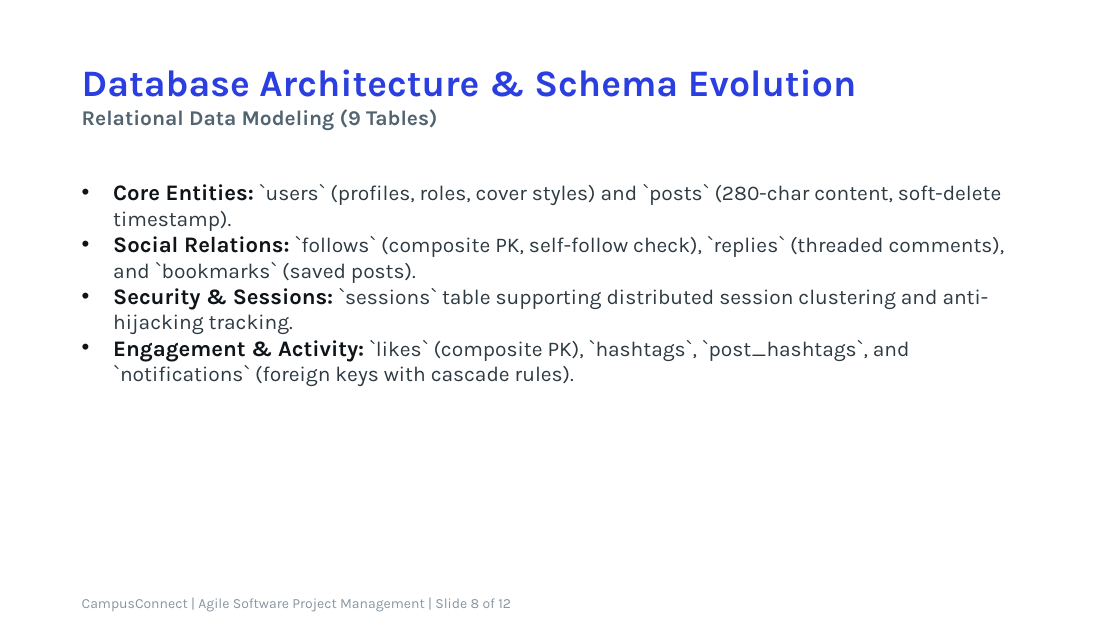
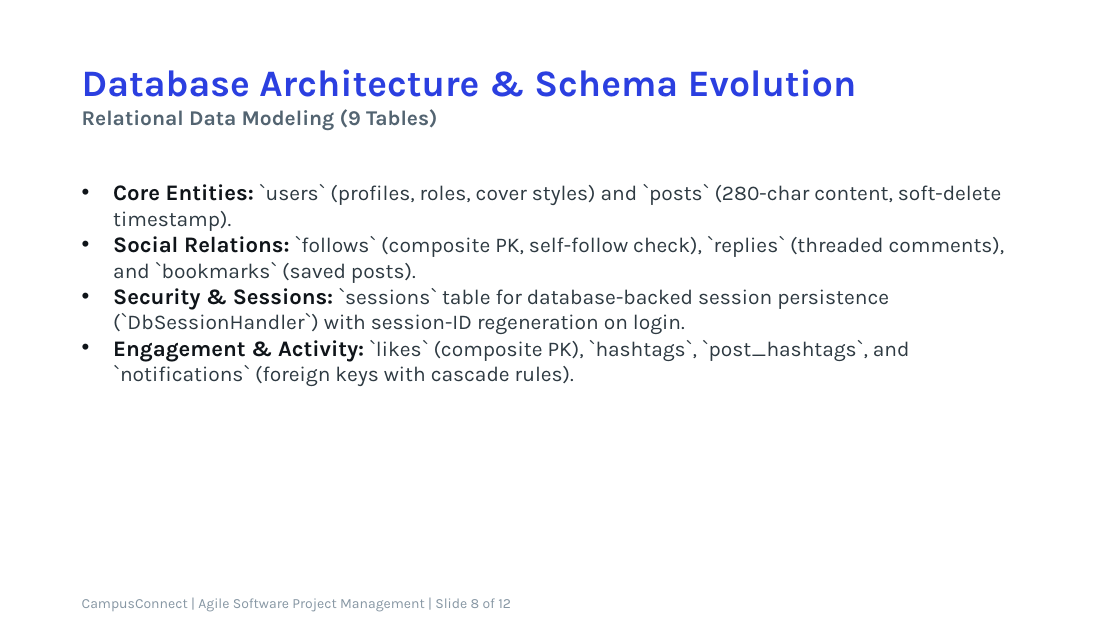
Before and after one commit to muddassir1935/ASPM-PROJECT-, a slide deck: slide 8 of AIR_Presentation.pptx. Drawn at 1120x630 pixels with LibreOffice and Linux fonts; fonts in the diff are those of the drawing. Boxes give left, top, right and bottom in pixels: in the first picture for what was removed or moved away, otherwise in the second. Text is boxed around its words. In the diff, an @@ line names an element or a change of style, - is before the commit and + after.

```diff
--- a/AIR_Presentation.pptx
+++ b/AIR_Presentation.pptx
@@ text at [113, 288, 889, 334]: text changed @@
-• Security & Sessions: `sessions` table supporting distributed session clustering and anti-hijacking tracking.
+• Security & Sessions: `sessions` table for database-backed session persistence (`DbSessionHandler`) with session-ID regeneration on login.
```
Also in this commit, not shown: 5 other slides changed, 10 other files.
